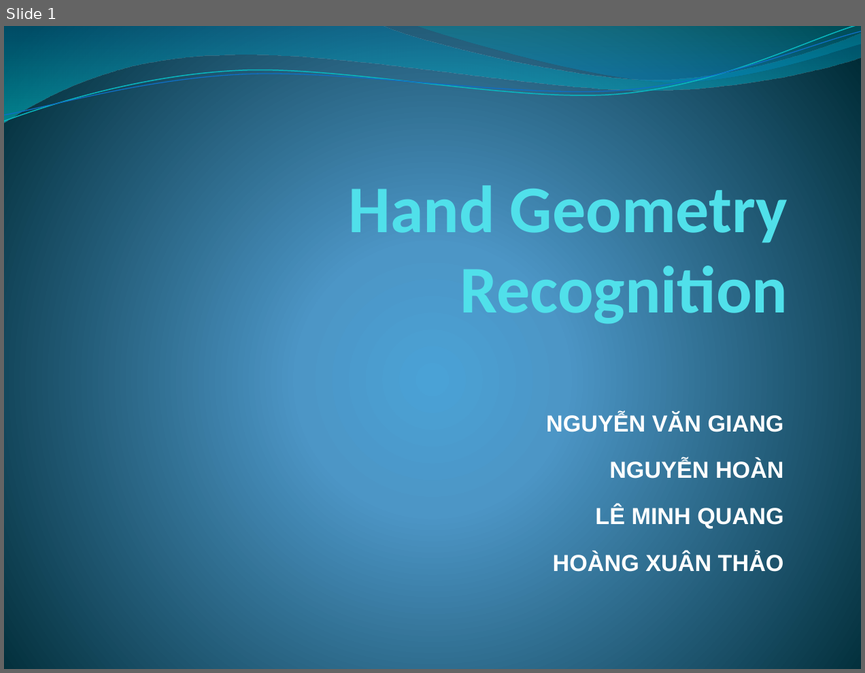
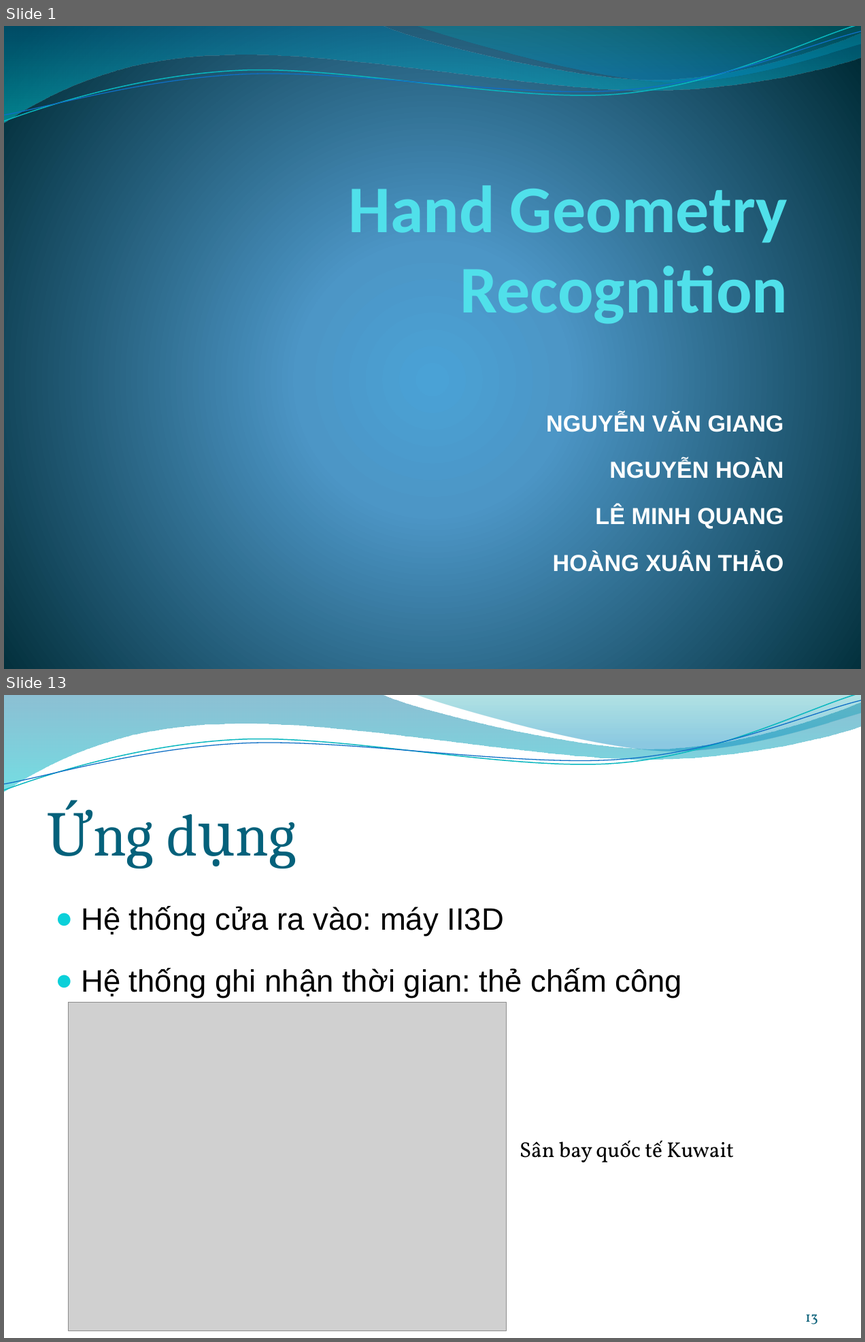
Before and after one commit to trianindiaputra/handgeometry, a slide deck: Documentation/presentation.pptx. Shown one above the other, each under a label of ours: slide 1 before the commit, slides 1 and 13 after it; the slides between them are not shown. The pictures are 865x673 and 865x1342 pixels, drawn with LibreOffice and Linux fonts; fonts in the diff are those of the drawing; grey boxes stand for pictures; background and template pictures are left out. Boxes give left, top, right and bottom in pixels: in the first picture for what was removed or moved away, otherwise in the second. Text is boxed around its words. In the diff, an @@ line names an element or a change of style, - is before the commit and + after.

```diff
--- a/Documentation/presentation.pptx
+++ b/Documentation/presentation.pptx
@@ slide 13 added at [4,695,861,1338], background picture (left out); not listed: 4 template elements that a slide beside it also shows @@
@@ title added at [47,761,818,868], 50 pt, text #04617B @@
+Ứng dụng
@@ text added at [81,906,683,998], 26 pt, text #000000 @@
+● Hệ thống cửa ra vào: máy II3D
+● Hệ thống ghi nhận thời gian: thẻ chấm công
@@ picture added at [68,1002,506,1330] @@
@@ text added at [519,1140,734,1162], 18 pt, text #000000 @@
+Sân bay quốc tế Kuwait
@@ page number added at [805,1314,818,1324], 12 pt, text #045D75 @@
+13
```
Also in this commit, not shown: 5 slides changed, 12 other slides added, 1 slide removed, 1 other file.
